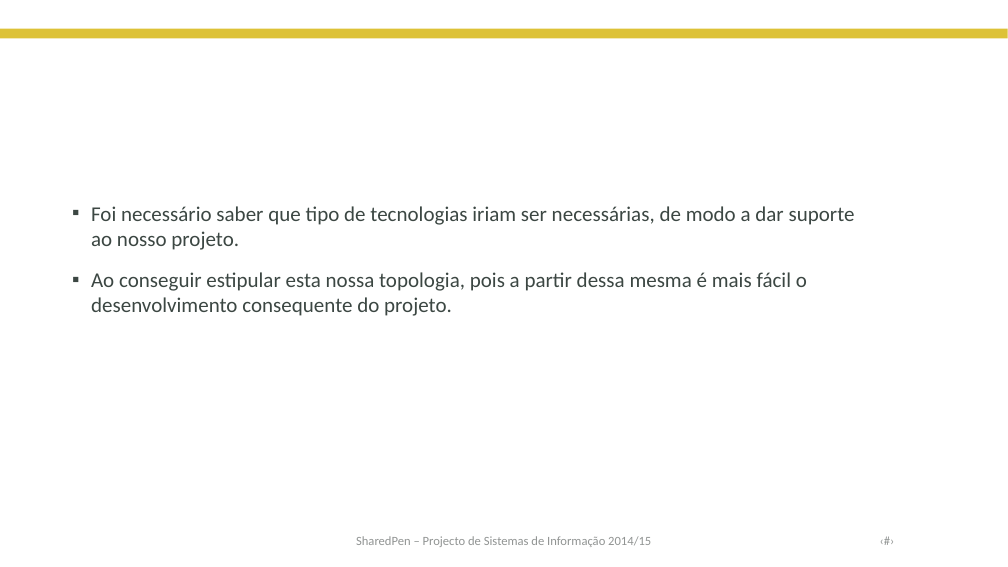
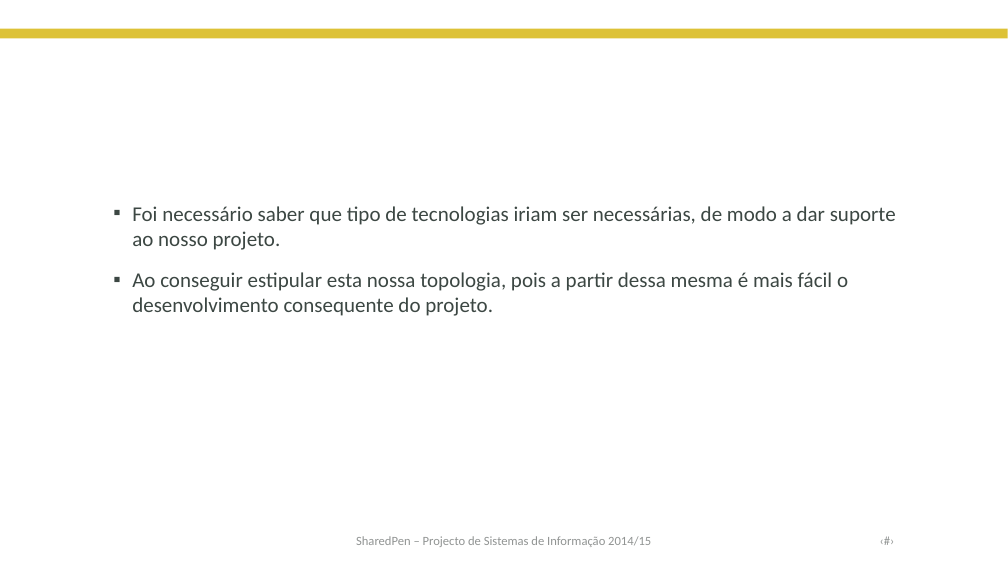
Before and after one commit to claudioRcarvalho/sharedpen_doc, a slide deck: slide 7 of Apresentação_professor_v1.pptx. Drawn at 1008x567 pixels with LibreOffice and Linux fonts; fonts in the diff are those of the drawing; background and template pictures are left out. Boxes give left, top, right and bottom in pixels: in the first picture for what was removed or moved away, otherwise in the second. Text is boxed around its words. In the diff, an @@ line names an element or a change of style, - is before the commit and + after.

```diff
--- a/Apresentação_professor_v1.pptx
+++ b/Apresentação_professor_v1.pptx
@@ text "Foi necessário saber que tipo ...": place and size @@
-text "Foi necessário saber que tipo ..." at (91,206,855,316)
+text "Foi necessário saber que tipo ..." at (132,206,896,316)
```
Also in this commit, not shown: 5 other slides changed, 1 other file.
